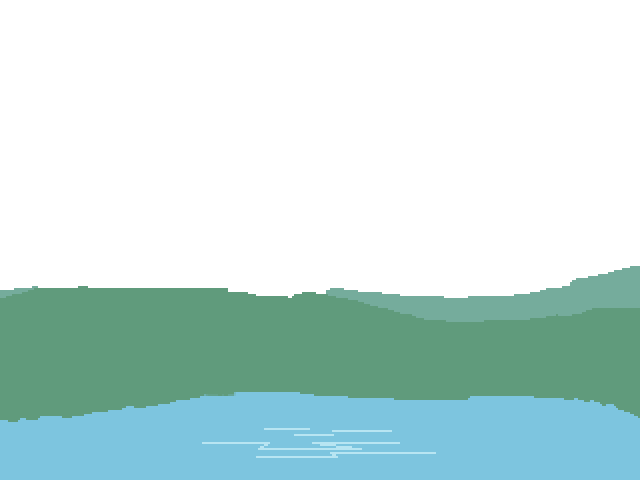
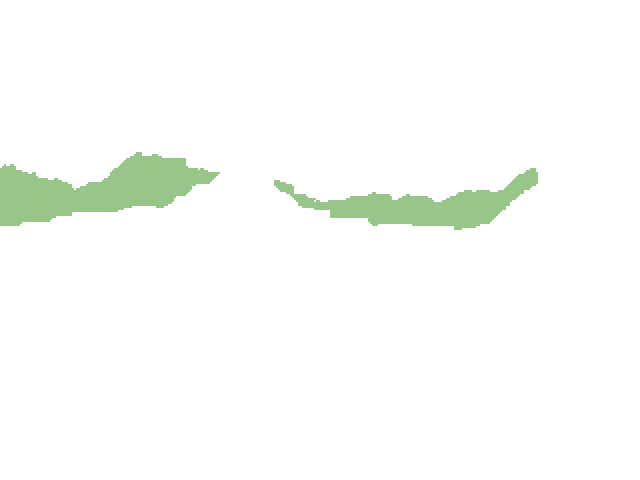
The second 640×480 image is a revision of the first. Changes to its layers:
added group "Autumn" with 8 layers above "Spring" over (0, 152, 640, 480)
added layer "Back Hills" (3rd of 4, in "Autumn") in group "Autumn" over (0, 152, 538, 230)
moved "Lake Refelctions" (4th of 4, in "Spring") into group "Spring" over (202, 428, 436, 458)
moved "Lake" (4th of 4, in "Spring") into group "Spring", painted on it over (0, 392, 640, 480)
moved "Front Hills" (4th of 4, in "Spring") into group "Spring", painted on it over (0, 286, 640, 480)
moved "Thrid Hills" (4th of 4, in "Spring") into group "Spring", painted on it over (0, 266, 640, 322)
